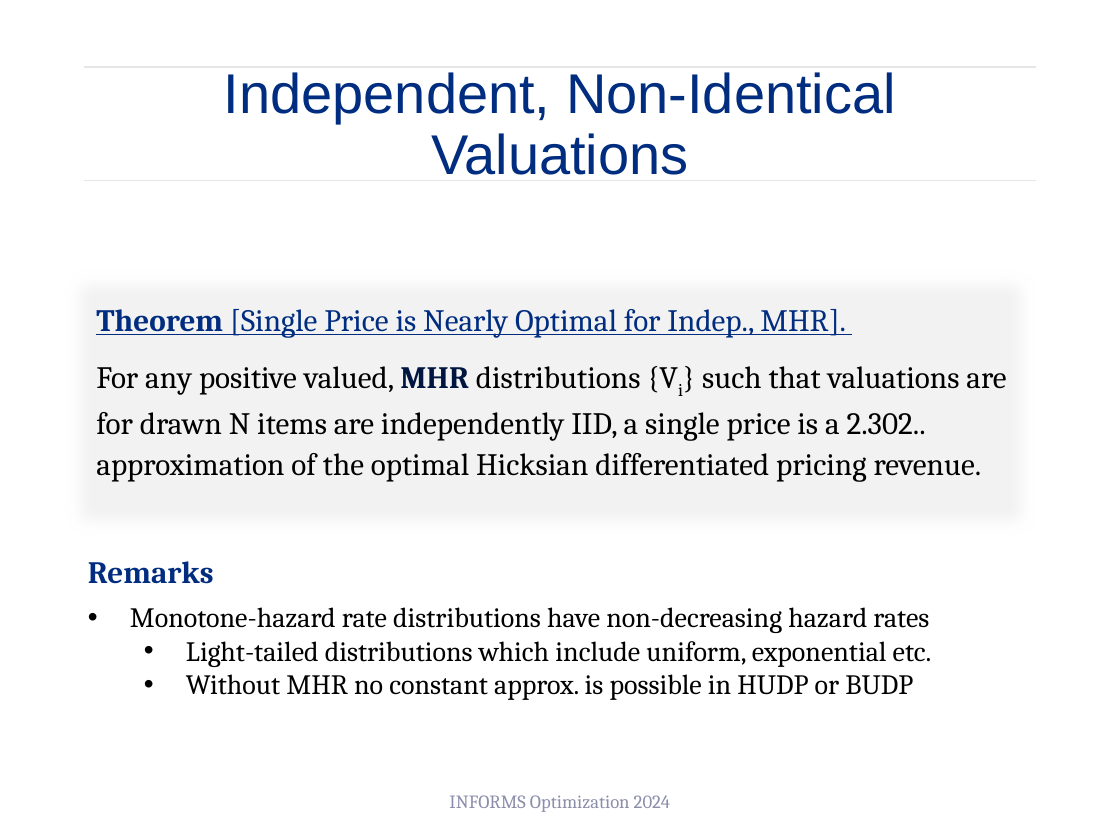
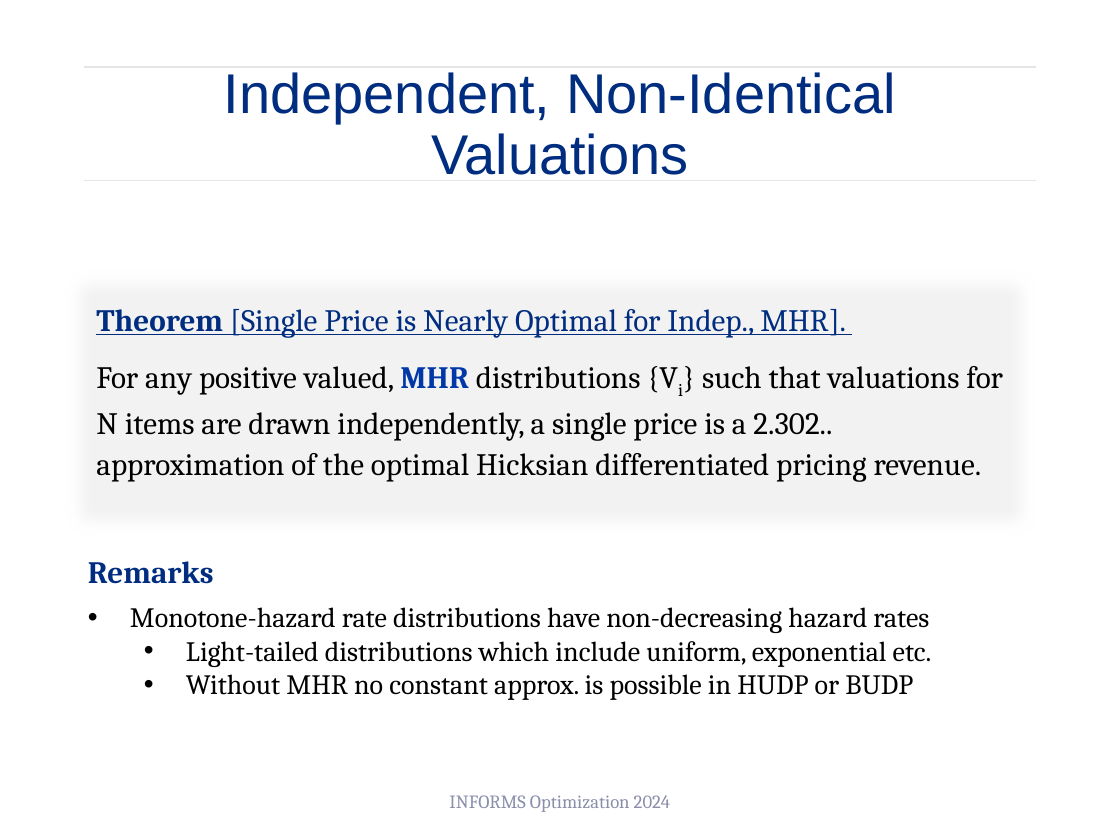
Before and after one commit to mhamilton-pitt/mhamilton-pitt.github.io, a slide deck: slide 18 of files/HUDP_INFORMS_Opt.pptx. Drawn at 1120x840 pixels with LibreOffice and Linux fonts; fonts in the diff are those of the drawing. Boxes give left, top, right and bottom in pixels: in the first picture for what was removed or moved away, otherwise in the second. Text is boxed around its words. In the diff, an @@ line names an element or a change of style, - is before the commit and + after.

```diff
--- a/files/HUDP_INFORMS_Opt.pptx
+++ b/files/HUDP_INFORMS_Opt.pptx
@@ text at (96,366,1003,482): text changed @@
-For any positive valued, MHR distributions {Vi} such that valuations are for drawn N items are independently IID, a single price is a 2.302.. approximation of the optimal Hicksian differentiated pricing revenue.
+For any positive valued, MHR distributions {Vi} such that valuations for N items are drawn independently, a single price is a 2.302.. approximation of the optimal Hicksian differentiated pricing revenue.
```
Also in this commit, not shown: 9 other slides changed.
